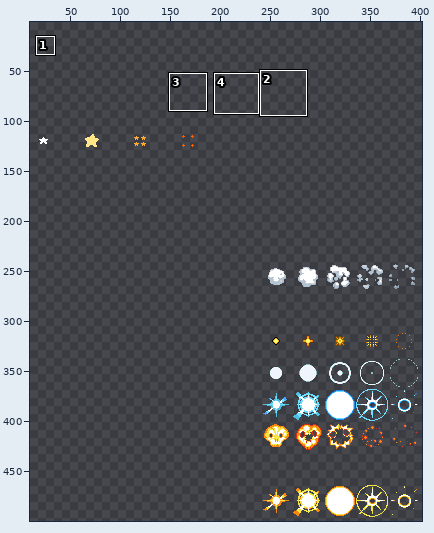
Two versions of one sprite sheet, Locust.gmx/sprites/images/sprEffects_0.png. The picture above shows the old version from afar; the outline marks the close-up.
Close-up. Earlier state:
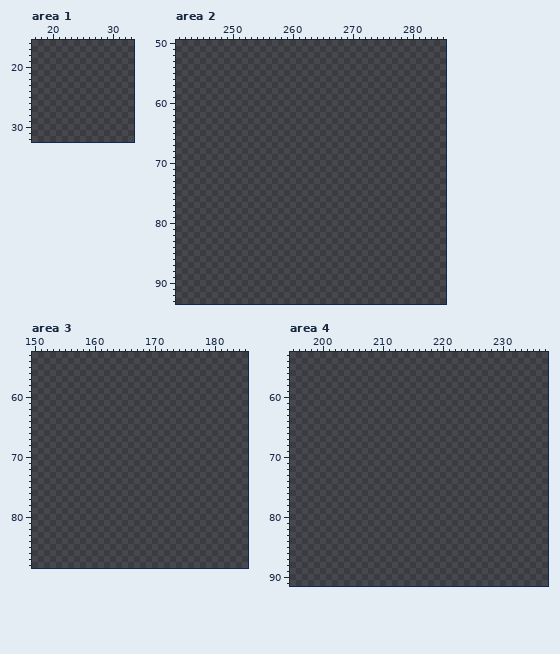
The file is 448x512 pixels. Shown: area 1: x 17..33, y 16..32; area 2: x 241..285, y 50..93; area 3: x 150..185, y 53..88; area 4: x 195..237, y 53..91. The old version is drawn lined up with the new one. The wide view leaves out empty margins. The commit also changed other parts of the picture, which this record leaves out.
Once edited:
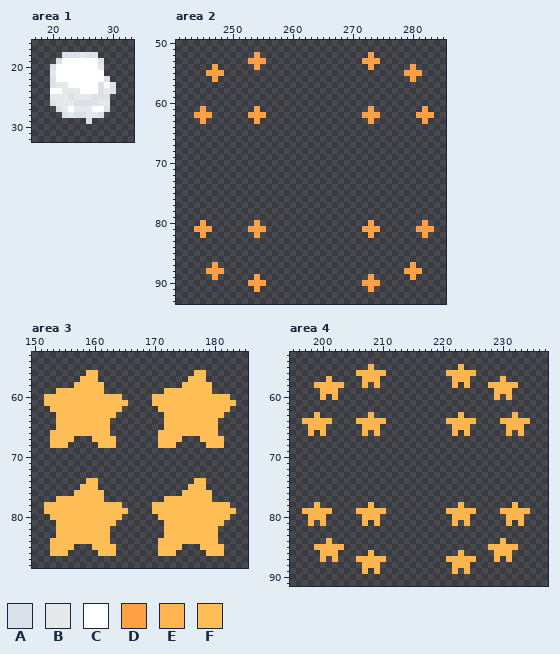
Palette (. is transparent): A #dae1e8  B #e6e9ea  C #ffffff  D #fea043  E #feb44f  F #febe55
Changes in this commit:
drawings rearranged on the sheet (the old picture shows each at its new place; 22 dropped ones are not shown)
Area 1:
y 18: x 22..27 ...... -> AAABAA
y 19: x 21..28 ........ -> ACCCCCCA
y 20: x 20..28 ......... -> ACCCCCCCB
y 21: x 20..28 ......... -> BCCCCCCCC
y 22: x 20..29 .......... -> ACCCCCCCCA
y 23: x 20..30 ........... -> ABBCCCCCACA
y 24: x 20..30 ........... -> CCBBBCCCABA
y 25: x 20..29 .......... -> BBBABBBAAA
y 26: x 20..29 .......... -> ABBBAAAABB
y 27: x 21..29 ......... -> ABCBBBCCA
y 28: x 22..28 ....... -> ABAABBA
y 29: x 26 . -> A
Area 2:
y 52: x 254 . -> D; x 273 . -> D
y 53: x 253..255 ... -> DDD; x 272..274 ... -> DDD
y 54: x 247 . -> D; x 254 . -> D; x 273 . -> D; x 280 . -> D
y 55: x 246..248 ... -> DDD; x 279..281 ... -> DDD
y 56: x 247 . -> D; x 280 . -> D
y 61: x 245 . -> D; x 254 . -> D; x 273 . -> D; x 282 . -> D
y 62: x 244..246 ... -> DDD; x 253..255 ... -> DDD; x 272..274 ... -> DDD; x 281..283 ... -> DDD
y 63: x 245 . -> D; x 254 . -> D; x 273 . -> D; x 282 . -> D
y 80: x 245 . -> D; x 254 . -> D; x 273 . -> D; x 282 . -> D
y 81: x 244..246 ... -> DDD; x 253..255 ... -> DDD; x 272..274 ... -> DDD; x 281..283 ... -> DDD
y 82: x 245 . -> D; x 254 . -> D; x 273 . -> D; x 282 . -> D
y 87: x 247 . -> D; x 280 . -> D
y 88: x 246..248 ... -> DDD; x 279..281 ... -> DDD
y 89: x 247 . -> D; x 254 . -> D; x 273 . -> D; x 280 . -> D
y 90: x 253..255 ... -> DDD; x 272..274 ... -> DDD
y 91: x 254 . -> D; x 273 . -> D
Area 3:
y 56: x 159..160 .. -> FF; x 177..178 .. -> FF
y 57: x 158..160 ... -> FFF; x 176..178 ... -> FFF
y 58: x 157..161 ..... -> FFFFF; x 175..179 ..... -> FFFFF
y 59: x 154..161 ........ -> FFFFFFFF; x 172..179 ........ -> FFFFFFFF
y 60: x 152..164 ............. -> FFFFFFFFFFFFF; x 170..182 ............. -> FFFFFFFFFFFFF
y 61: x 152..165 .............. -> FFFFFFFFFFFFFF; x 170..183 .............. -> FFFFFFFFFFFFFF
y 62: x 153..164 ............ -> FFFFFFFFFFFF; x 171..182 ............ -> FFFFFFFFFFFF
y 63: x 154..163 .......... -> FFFFFFFFFF; x 172..181 .......... -> FFFFFFFFFF
y 64..65: x 154..162 ......... -> FFFFFFFFF; x 172..180 ......... -> FFFFFFFFF
y 66: x 153..162 .......... -> FFFFFFFFFF; x 171..180 .......... -> FFFFFFFFFF
y 67: x 153..156 .... -> FFFF; x 160..163 .... -> FFFF; x 171..174 .... -> FFFF; x 178..181 .... -> FFFF
y 68: x 153..155 ... -> FFF; x 161..163 ... -> FFF; x 171..173 ... -> FFF; x 179..181 ... -> FFF
y 74: x 159..160 .. -> FF; x 177..178 .. -> FF
y 75: x 158..160 ... -> FFF; x 176..178 ... -> FFF
y 76: x 157..161 ..... -> FFFFF; x 175..179 ..... -> FFFFF
y 77: x 154..161 ........ -> FFFFFFFF; x 172..179 ........ -> FFFFFFFF
y 78: x 152..164 ............. -> FFFFFFFFFFFFF; x 170..182 ............. -> FFFFFFFFFFFFF
y 79: x 152..165 .............. -> FFFFFFFFFFFFFF; x 170..183 .............. -> FFFFFFFFFFFFFF
y 80: x 153..164 ............ -> FFFFFFFFFFFF; x 171..182 ............ -> FFFFFFFFFFFF
y 81: x 154..163 .......... -> FFFFFFFFFF; x 172..181 .......... -> FFFFFFFFFF
y 82..83: x 154..162 ......... -> FFFFFFFFF; x 172..180 ......... -> FFFFFFFFF
y 84: x 153..162 .......... -> FFFFFFFFFF; x 171..180 .......... -> FFFFFFFFFF
y 85: x 153..156 .... -> FFFF; x 160..163 .... -> FFFF; x 171..174 .... -> FFFF; x 178..181 .... -> FFFF
y 86: x 153..155 ... -> FFF; x 161..163 ... -> FFF; x 171..173 ... -> FFF; x 179..181 ... -> FFF
Area 4:
y 55: x 208 . -> E; x 223 . -> E
y 56: x 206..210 ..... -> EEEEE; x 221..225 ..... -> EEEEE
y 57: x 201 . -> E; x 207..209 ... -> EEE; x 222..224 ... -> EEE; x 230 . -> E
y 58: x 199..203 ..... -> EEEEE; x 207 . -> E; x 209 . -> E; x 222 . -> E; x 224 . -> E; x 228..232 ..... -> EEEEE
y 59: x 200..202 ... -> EEE; x 229..231 ... -> EEE
y 60: x 200 . -> E; x 202 . -> E; x 229 . -> E; x 231 . -> E
y 63: x 199 . -> E; x 208 . -> E; x 223 . -> E; x 232 . -> E
y 64: x 197..201 ..... -> EEEEE; x 206..210 ..... -> EEEEE; x 221..225 ..... -> EEEEE; x 230..234 ..... -> EEEEE
y 65: x 198..200 ... -> EEE; x 207..209 ... -> EEE; x 222..224 ... -> EEE; x 231..233 ... -> EEE
y 66: x 198 . -> E; x 200 . -> E; x 207 . -> E; x 209 . -> E; x 222 . -> E; x 224 . -> E; x 231 . -> E; x 233 . -> E
y 78: x 199 . -> E; x 208 . -> E; x 223 . -> E; x 232 . -> E
y 79: x 197..201 ..... -> EEEEE; x 206..210 ..... -> EEEEE; x 221..225 ..... -> EEEEE; x 230..234 ..... -> EEEEE
y 80: x 198..200 ... -> EEE; x 207..209 ... -> EEE; x 222..224 ... -> EEE; x 231..233 ... -> EEE
y 81: x 198 . -> E; x 200 . -> E; x 207 . -> E; x 209 . -> E; x 222 . -> E; x 224 . -> E; x 231 . -> E; x 233 . -> E
y 84: x 201 . -> E; x 230 . -> E
y 85: x 199..203 ..... -> EEEEE; x 228..232 ..... -> EEEEE
y 86: x 200..202 ... -> EEE; x 208 . -> E; x 223 . -> E; x 229..231 ... -> EEE
y 87: x 200 . -> E; x 202 . -> E; x 206..210 ..... -> EEEEE; x 221..225 ..... -> EEEEE; x 229 . -> E; x 231 . -> E
y 88: x 207..209 ... -> EEE; x 222..224 ... -> EEE
y 89: x 207 . -> E; x 209 . -> E; x 222 . -> E; x 224 . -> E
